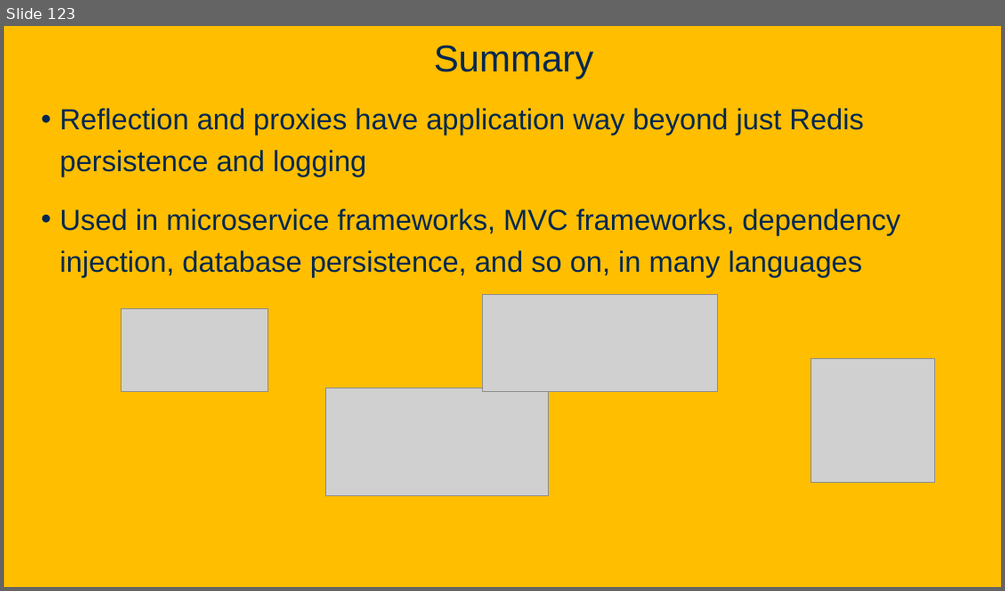
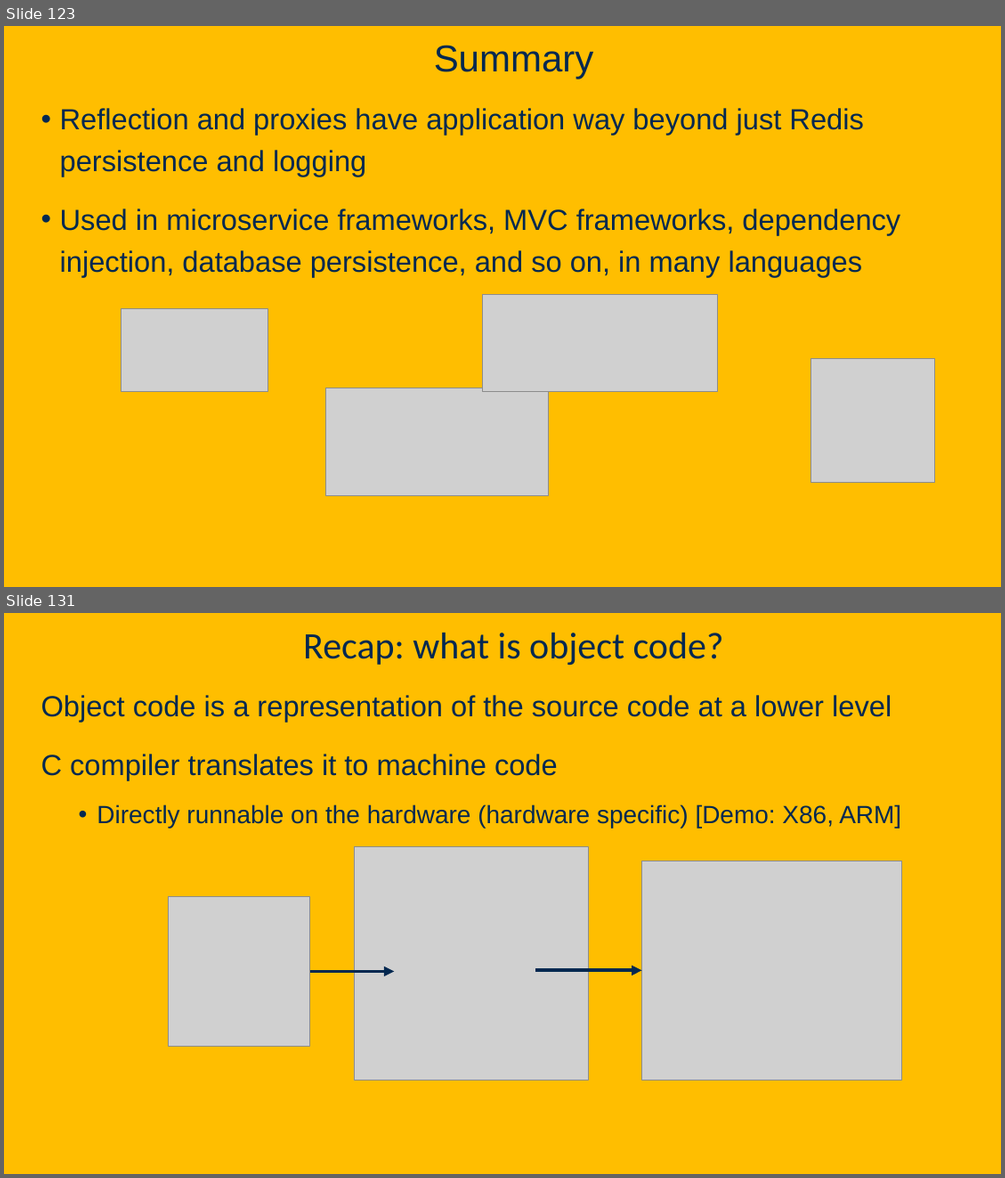
Before and after one commit to davsec-teaching/ecs160-f25, a slide deck: slides/5_annotations_and_reflection.pptx. Shown one above the other, each under a label of ours: slide 123 before the commit, slides 123 and 131 after it; the slides between them are not shown. The pictures are 1005x591 and 1005x1178 pixels, drawn with LibreOffice and Linux fonts; fonts in the diff are those of the drawing; grey boxes stand for pictures; background and template pictures are left out. Boxes give left, top, right and bottom in pixels: in the first picture for what was removed or moved away, otherwise in the second. Text is boxed around its words. In the diff, an @@ line names an element or a change of style, - is before the commit and + after.

```diff
--- a/slides/5_annotations_and_reflection.pptx
+++ b/slides/5_annotations_and_reflection.pptx
@@ slide 131 added at <box>4,613,1001,1174</box>, background picture (left out) @@
@@ title added at <box>303,633,724,666</box>, 36 pt, text #022850 @@
+Recap: what is object code?
@@ text added at <box>41,695,901,827</box>, 28 pt, text #022850 @@
+Object code is a representation of the source code at a lower level
+C compiler translates it to machine code
+  • Directly runnable on the hardware (hardware specific) [Demo: X86, ARM]
@@ picture added at <box>354,846,589,1079</box> @@
@@ picture added at <box>642,861,902,1079</box> @@
@@ picture added at <box>169,896,310,1046</box> @@
@@ arrow added from (310, 971) to (395, 971), #022850 3.25 pt @@
@@ arrow added from (535, 971) to (642, 971), #022850 3.25 pt @@
```
Also in this commit, not shown: 4 other slides added, 2 other files.
